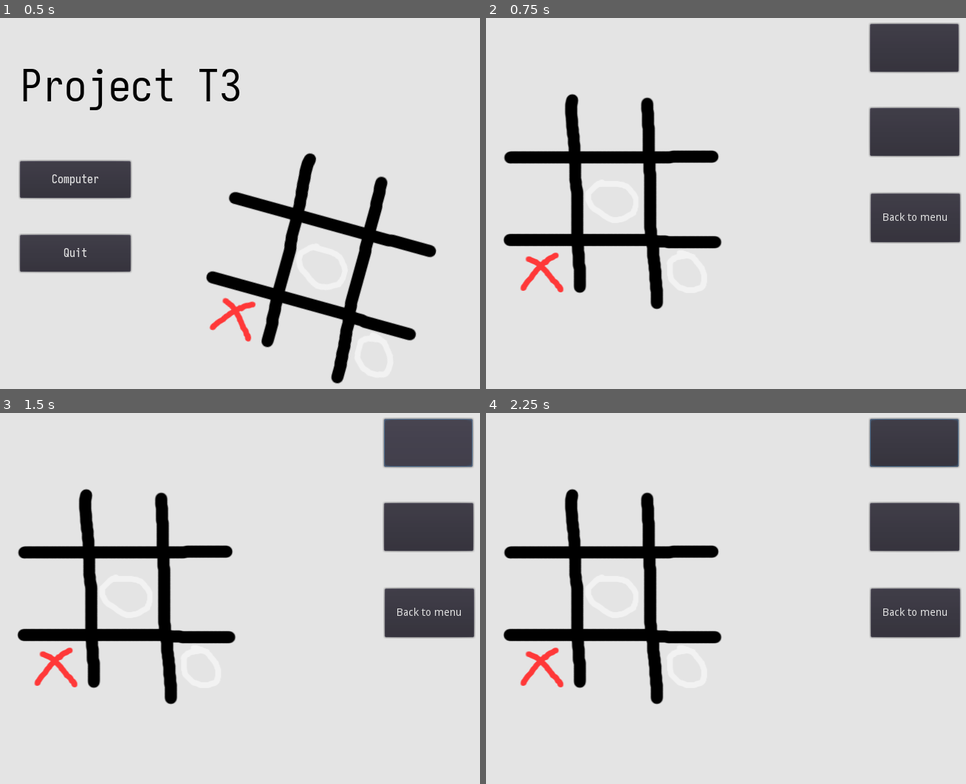
Above: before the commit, frames 1-4 (two rows, left to right).
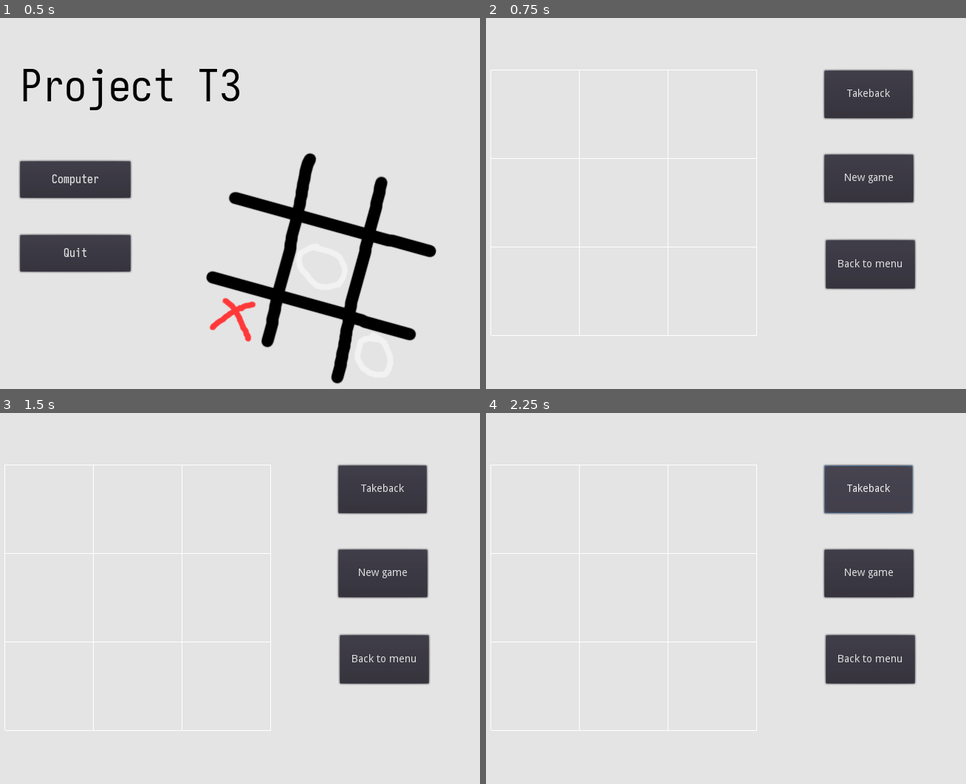
Above: after the commit, the same moments.

Repository: Gyara-studio/project-T3
Game: Godot game, scene res://scene/Level select.tscn
The game is run twice, just before and just after one commit, with the same random seed, the same clock (stepped at 60 frames per second) and the same inputs.
Inputs (mouse positions are in pixels of both pictures, inside the frame that each line leads up to):
- Up to frame 1 (0.5 s): no input
- Up to frame 2 (0.75 s): click "Computer" at 0.5 s
- Up to frame 3 (1.5 s): click (427, 442) at 1.27 s
- Up to frame 4 (2.25 s): click (870, 490) at 2 s, where only the run after the commit has a clickable "Takeback"

Frame 1 is identical in both runs. In frame 2, 21% of the frame differs, in the area x 0-100%, y 1-86%; in frame 3, 21%; in frame 4, 21%.

Commit message:
complete frame

Diff:
--- /dev/null
+++ b/scene/Board.tscn
@@ -0,0 +1,101 @@
+[gd_scene load_steps=4 format=2]
+
+[ext_resource path="res://scene/Slot.tscn" type="PackedScene" id=1]
+
+[sub_resource type="GDScript" id=1]
+script/source = "extends Node2D
+
+var width = 360
+var cap = width / 3
+var history = []
+var cur = 0
+enum Piece {X = 1, O = 2}
+var now = Piece.O
+
+func _ready():
+	# set up po
+	for i in 3:
+		for j in 3:
+			var po = \"%d%d\" % [i, j]
+			var node = get_node(po)
+			var _ok = node.set_position(Vector2(i*cap, j*cap))
+			node.po = po
+			node.connect(\"slot_click\", self, \"move\")
+
+func takeback():
+	var last = history.pop_back()
+	if last == null:
+		return
+	var po = last[0]
+	get_node(po).clear()
+	flip_now()
+	if cur > 0:
+		cur -= 1
+		var back = history[cur]
+		if back[1] == Piece.X:
+			get_node(back[0]).set_x()
+		else:
+			get_node(back[0]).set_o()
+
+
+func move(po: String):
+	var piece = now
+	var group = [po, piece]
+	if piece == Piece.X:
+		get_node(po).set_x()
+	else:
+		get_node(po).set_o()
+	history.push_back(group)
+	if len(history) >= 7:
+		# do something with history[cur]
+		var deal = history[cur]
+		get_node(deal[0]).clear()
+		cur += 1
+	flip_now()
+
+func flip_now():
+	if now == Piece.O:
+		now = Piece.X
+	else:
+		now = Piece.O
+"
+
+[sub_resource type="GDScript" id=2]
+script/source = "extends CanvasModulate
+
+var width = 360
+var cap = width / 3
+
+func _ready():
+	pass
+
+func _draw():
+	for i in 4:
+		draw_line(Vector2(cap*i, 0), Vector2(cap*i, width), Color(230, 230, 230), 1)
+	for i in 4:
+		draw_line(Vector2(0, cap*i), Vector2(width, cap*i), Color(230, 230, 230), 1)
+"
+
+[node name="Board" type="Node2D"]
+script = SubResource( 1 )
+
+[node name="00" parent="." instance=ExtResource( 1 )]
+
+[node name="01" parent="." instance=ExtResource( 1 )]
+
+[node name="02" parent="." instance=ExtResource( 1 )]
+
+[node name="10" parent="." instance=ExtResource( 1 )]
+
+[node name="11" parent="." instance=ExtResource( 1 )]
+
+[node name="12" parent="." instance=ExtResource( 1 )]
+
+[node name="20" parent="." instance=ExtResource( 1 )]
+
+[node name="21" parent="." instance=ExtResource( 1 )]
+
+[node name="22" parent="." instance=ExtResource( 1 )]
+
+[node name="grid" type="CanvasModulate" parent="."]
+script = SubResource( 2 )
--- a/scene/Game.tscn
+++ b/scene/Game.tscn
@@ -1,6 +1,17 @@
-[gd_scene load_steps=3 format=2]
+[gd_scene load_steps=4 format=2]
 
-[ext_resource path="res://assets/ttt.png" type="Texture" id=1]
+[ext_resource path="res://scene/Board.tscn" type="PackedScene" id=1]
+
+[sub_resource type="GDScript" id=2]
+script/source = "extends Node2D
+
+func _ready():
+	$takeback.connect(\"button_up\", $Board, \"takeback\")
+	$\"new game\".connect(\"button_up\", self, \"new_game\")
+
+func new_game():
+	get_tree().reload_current_scene()
+"
 
 [sub_resource type="GDScript" id=1]
 script/source = "extends Button
@@ -13,36 +24,42 @@
 "
 
 [node name="Game" type="Node2D"]
+script = SubResource( 2 )
+__meta__ = {
+"_edit_horizontal_guides_": [ 95.6715 ],
+"_edit_vertical_guides_": [ -68.5183 ]
+}
 
-[node name="ttt" type="Sprite" parent="."]
-position = Vector2( 273.394, 275.965 )
-texture = ExtResource( 1 )
-
-[node name="withdraw" type="Button" parent="."]
-margin_left = 623.0
-margin_top = 34.0
-margin_right = 743.0
-margin_bottom = 99.0
+[node name="takeback" type="Button" parent="."]
+margin_left = 561.264
+margin_top = 96.996
+margin_right = 681.264
+margin_bottom = 161.996
+text = "Takeback"
 __meta__ = {
 "_edit_use_anchors_": false
 }
 
-[node name="retry" type="Button" parent="."]
-margin_left = 622.74
-margin_top = 148.427
-margin_right = 743.74
-margin_bottom = 213.427
+[node name="new game" type="Button" parent="."]
+margin_left = 561.004
+margin_top = 211.423
+margin_right = 682.004
+margin_bottom = 276.423
+text = "New game"
 __meta__ = {
 "_edit_use_anchors_": false
 }
 
 [node name="back" type="Button" parent="."]
-margin_left = 624.26
-margin_top = 264.472
-margin_right = 745.26
-margin_bottom = 330.472
+margin_left = 562.524
+margin_top = 327.468
+margin_right = 683.524
+margin_bottom = 393.468
 text = "Back to menu"
 script = SubResource( 1 )
 __meta__ = {
 "_edit_use_anchors_": false
 }
+
+[node name="Board" parent="." instance=ExtResource( 1 )]
+position = Vector2( 110, 96 )
--- /dev/null
+++ b/scene/Slot.tscn
@@ -0,0 +1,67 @@
+[gd_scene load_steps=4 format=2]
+
+[sub_resource type="GDScript" id=1]
+script/source = "extends Node2D
+
+signal slot_click(po)
+
+enum Status {O = 2, X = 1, Null = 0}
+var status = Status.Null
+var po: String = \"\"
+var x = preload(\"res://assets/x.png\")
+var o = preload(\"res://assets/o.png\")
+
+func _ready():
+	var _ok = $Area.connect(\"input_event\", self, \"on_click\")
+
+func on_click(_viewport, event, _shape_idx):
+	if event is InputEventMouseButton && event.pressed:
+		emit_signal(\"slot_click\", po)
+
+func set_o():
+	status = Status.O
+	update()
+
+func set_x():
+	status = Status.X
+	update()
+
+func clear():
+	status = Status.Null
+	update()
+
+func _draw():
+	if status == Status.O:
+		get_node(\"S\").texture = o
+	elif status == Status.X:
+		get_node(\"S\").texture = x
+	else:
+		get_node(\"S\").texture = null
+"
+
+[sub_resource type="GDScript" id=2]
+script/source = "extends Area2D
+
+var po = null
+
+func _ready():
+	pass
+"
+
+[sub_resource type="RectangleShape2D" id=3]
+extents = Vector2( 60, 60 )
+
+[node name="Slot" type="Node2D"]
+script = SubResource( 1 )
+
+[node name="S" type="Sprite" parent="."]
+position = Vector2( 60, 60 )
+z_index = 1
+region_rect = Rect2( 0, 0, 120, 120 )
+
+[node name="Area" type="Area2D" parent="."]
+script = SubResource( 2 )
+
+[node name="CollisionShape2D" type="CollisionShape2D" parent="Area"]
+position = Vector2( 60, 60 )
+shape = SubResource( 3 )
--- a/scripts/computer.gd
+++ b/scripts/computer.gd
@@ -1,7 +1,7 @@
 extends Button
 
 func _ready():
-	var _ok = get_node(".").connect("button_up", self, "_on_computer")
+	var _ok = get_node(".").connect("button_up", self, "choose_computer")
 
-func _on_computer():
+func choose_computer():
 	var _ok = get_tree().change_scene("res://scene/Game.tscn")
--- a/scripts/quit.gd
+++ b/scripts/quit.gd
@@ -1,7 +1,7 @@
 extends Button
 
 func _ready():
-	var _ok = get_node(".").connect("button_up", self, "_on_quit")
+	var _ok = get_node(".").connect("button_up", self, "choose_quit")
 
-func _on_quit():
+func choose_quit():
 	get_tree().quit()
Binary file added: assets/o.png
Not shown, added: assets/o.png.import
Binary file added: assets/x.png
Not shown, added: assets/x.png.import
Not shown, added: gimp/o.xcf
Not shown, added: gimp/x.xcf
